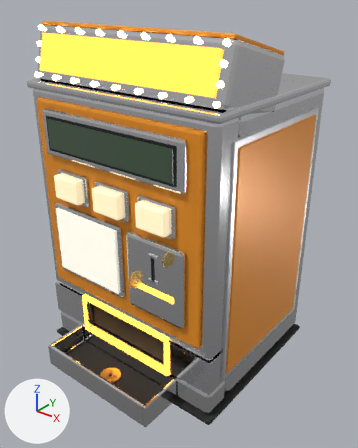
Before and after pictures for a commit that changed the Blender file blender/gettoni.blend.
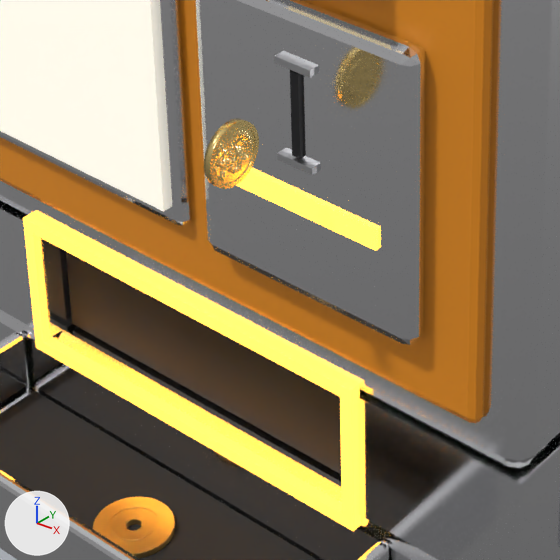
Old and new are each drawn whole from a 50 mm camera at (0.489, -0.614, 0.611) aimed at (0.024, -0.034, 0.251) and again close up on the part from 21% to 62% of the width and 54% to 86% of the height. Arrows for +X, +Y and +Z are at lower left; the lights stay in place. The first two pictures are the older version.

Names of what the first close-up shows: 'corpo', 'gettone', 'moneta_btn', 'pannello', 'targa'.
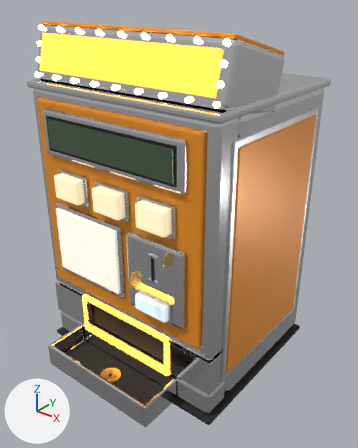
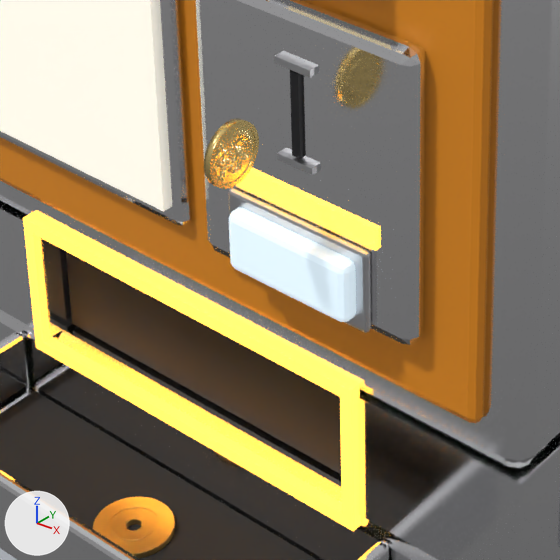
What differs and where, as boxes (x1, y1, x2, y2) in the close-ups (560 x 560 px):
'tasto_cambio', added (pale blue)
    after: (229, 208, 356, 322)
part 1 of me_pannello, added
    after: (228, 188, 371, 333)

What changed in the scene script:
```text
Add mat_tasto_cambio:
    mat_tasto_cambio = principled_material('tasto_cambio')
    mat_tasto_cambio.base_color = (0.75, 0.9, 1.0)  # pale blue #e1f3ff
    mat_tasto_cambio.roughness = 0.35
    mat_tasto_cambio.emission_color = (0.75, 0.9, 1.0)  # pale blue #e1f3ff
    mat_tasto_cambio.emission_strength = 0.5
Change me_pannello:
    used by ob_pannello; location = (0.0, 0.0, 0.0)
    remove me_pannello.from_pydata(...)  # 328 vertices, 306 faces; spans x -0.135..0.135, y -0.169..-0.154, z 0.165..0.443
    add me_pannello.from_pydata(...)  # 384 vertices, 360 faces; spans x -0.135..0.135, y -0.17..-0.154, z 0.165..0.443
    me_pannello part 1: the loose piece of 56 vertices spanning x 0.03..0.135, y -0.166..-0.154, z 0.165..0.29 is copied, and the copy is scaled about its middle by (0.677, 0.288, 0.287), then moved by (0.0, -0.008, -0.043), in mat_cromo_satinato (light grey #dadadd); it spans x 0.048..0.117, y -0.17..-0.166, z 0.167..0.203
Add me_tasto_cambio:
    me_tasto_cambio.from_pydata(...)  # 56 vertices, 54 faces; spans x -0.0295..0.0295, y -0.0095..0.0, z -0.013..0.013
    me_tasto_cambio.materials.append(mat_tasto_cambio)  # pale blue #e1f3ff, glowing pale blue #e1f3ff
Add ob_tasto_cambio:
    ob_tasto_cambio = bpy.data.objects.new('tasto_cambio', me_tasto_cambio)
    ob_tasto_cambio.location = (0.0825, -0.1665, 0.185)
```
